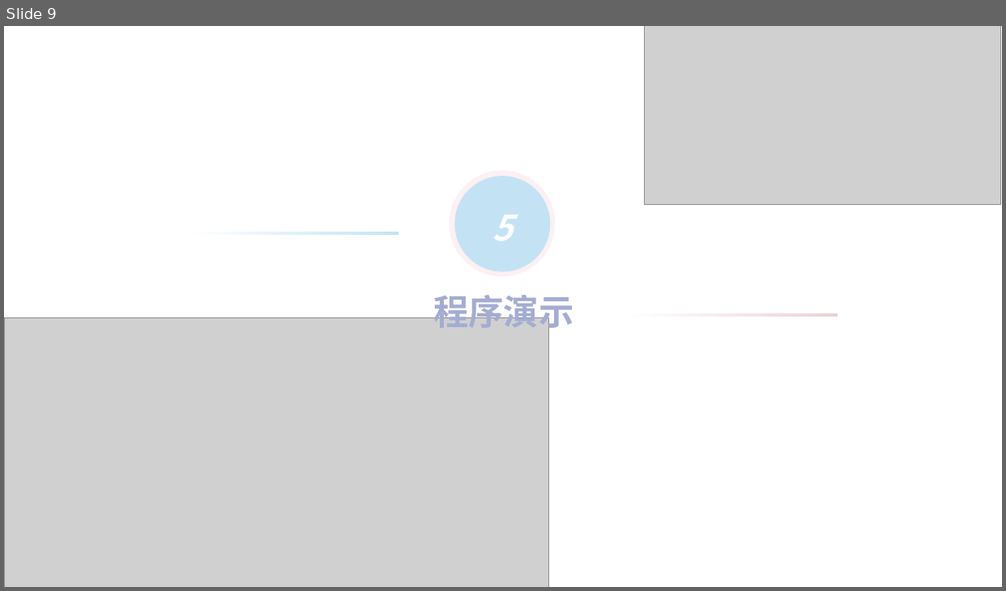
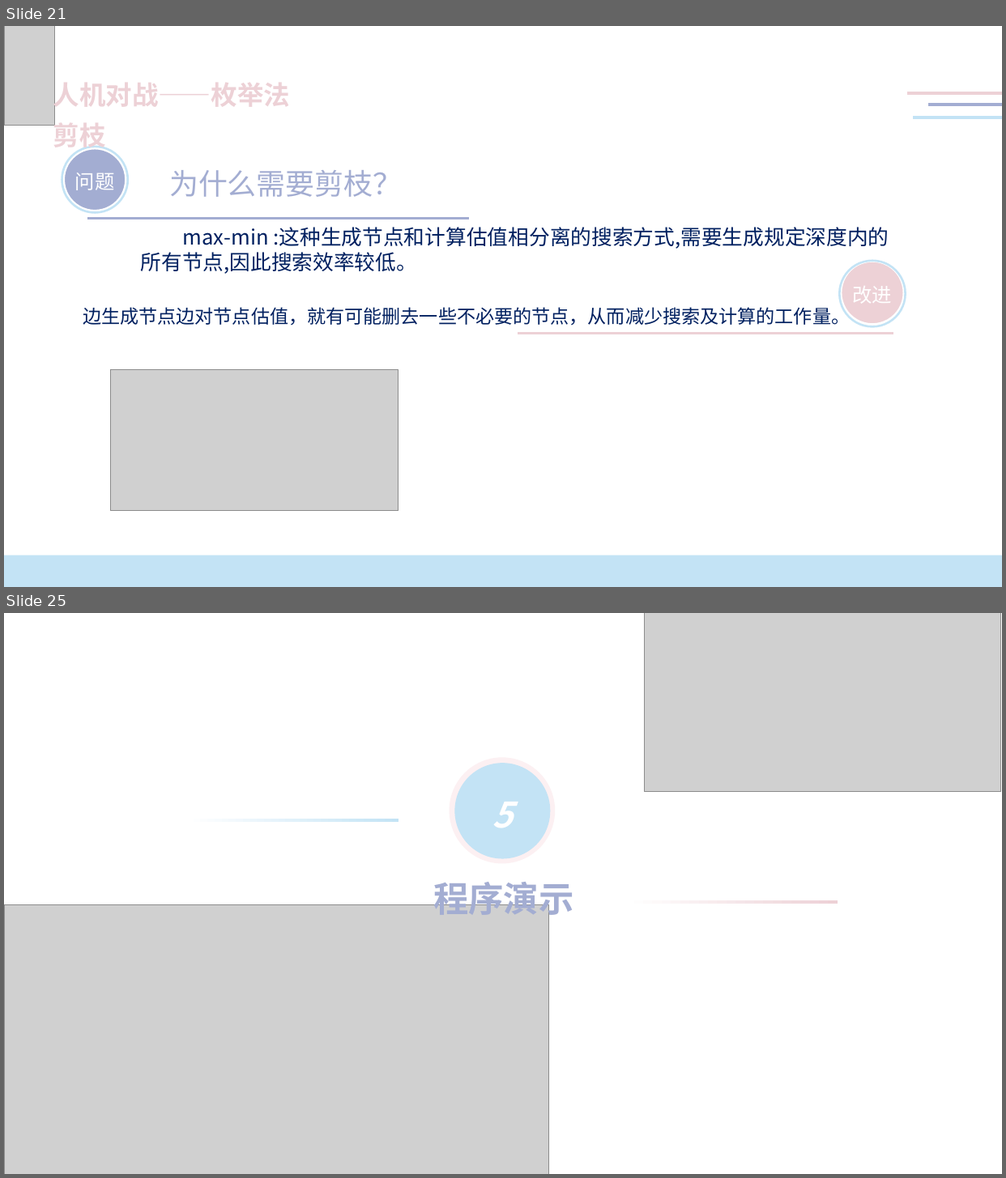
Before and after one commit to un-poco/Python-gobang, a slide deck: Python课设答辩.pptx. Shown one above the other, each under a label of ours: slide 9 before the commit, slides 21 and 25 after it; the slides between them are not shown. The pictures are 1006x591 and 1006x1178 pixels, drawn with LibreOffice and Linux fonts; fonts in the diff are those of the drawing; grey boxes stand for pictures. Boxes give left, top, right and bottom in pixels: in the first picture for what was removed or moved away, otherwise in the second. Text is boxed around its words. In the diff, an @@ line names an element or a change of style, - is before the commit and + after.

```diff
--- a/Python课设答辩.pptx
+++ b/Python课设答辩.pptx
@@ slide 21 added at [4,26,1002,587], background #FFFFFF @@
@@ picture added at [4,26,54,126] @@
@@ text added at [53,78,290,112], 25.3 pt, text #EDD1D6, bold @@
+人机对战——枚举法
@@ freeform shape added at [908,92,1002,95], fill #EDD1D6 @@
@@ text added at [53,118,106,152], 25.3 pt, text #EDD1D6, bold @@
+剪枝
@@ freeform shape added at [914,116,1002,119], fill #C3E3F5 @@
@@ freeform shape added at [928,103,1002,106], fill #A3ADD2 @@
@@ freeform shape added at [62,145,127,214], outline #C3E3F5 2 pt @@
@@ freeform shape added at [64,148,126,212], fill #A3ADD2, outline #FFFFFF 2 pt, 19 pt, text #FFFFFF @@
+问题
@@ text added at [169,170,402,197], 28 pt, text #A3ADD2 @@
+为什么需要剪枝？
@@ line added from (88, 219) to (470, 219), #A3ADD2 2.5 pt @@
@@ text added at [141,227,889,274], 20 pt, text #002060 @@
+max-min :这种生成节点和计算估值相分离的搜索方式,需要生成规定深度内的所有节点,因此搜索效率较低。
@@ freeform shape added at [839,259,906,328], outline #C3E3F5 2 pt @@
@@ freeform shape added at [841,259,904,326], fill #EDD1D6, outline #FFFFFF 2 pt, 19 pt, text #FFFFFF @@
+改进
@@ text added at [83,305,850,326], 18 pt, text #002060 @@
+边生成节点边对节点估值，就有可能删去一些不必要的节点，从而减少搜索及计算的工作量。
@@ line added from (518, 334) to (893, 334), #EDD1D6 2.5 pt @@
@@ picture added at [110,370,398,511] @@
@@ freeform shape added at [4,556,1002,587], fill #C3E3F5 @@
@@ what was slide 9 is now slide 25 @@
```
Also in this commit, not shown: 3 slides changed, 16 other slides added, 2 slides removed, 16 other files.
